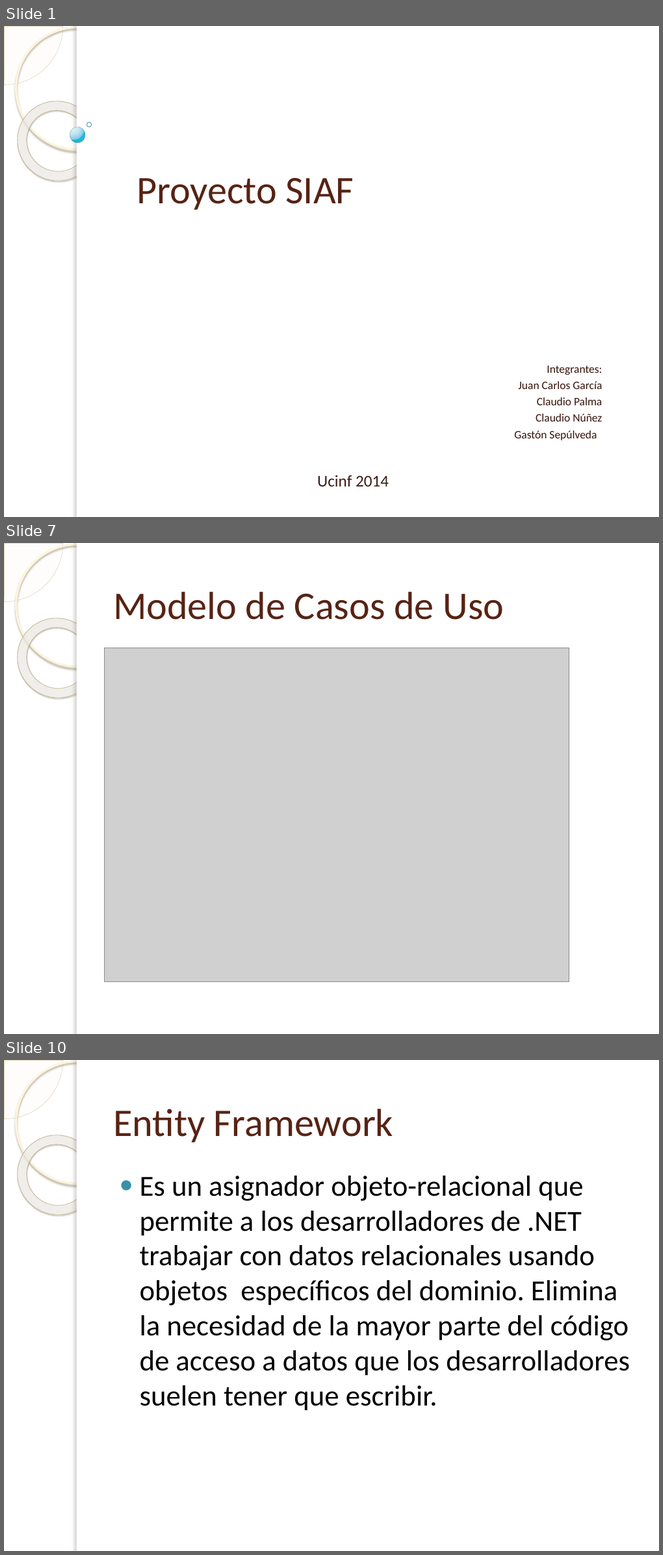
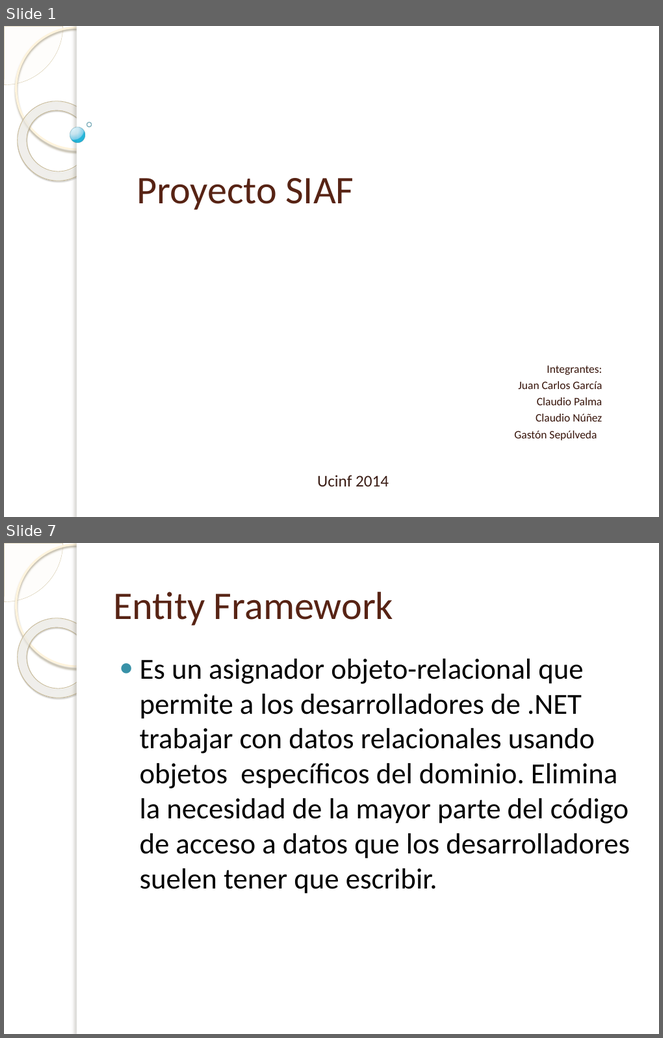
Before and after one commit to tonporaqui/DocProyecto, a slide deck: Proyecto SIAF.pptx. Shown one above the other, each under a label of ours: slides 1, 7 and 10 before the commit, slides 1 and 7 after it; the slides between them are not shown. The pictures are 663x1555 and 663x1038 pixels, drawn with LibreOffice and Linux fonts; fonts in the diff are those of the drawing; grey boxes stand for pictures; background and template pictures are left out. Boxes give left, top, right and bottom in pixels: in the first picture for what was removed or moved away, otherwise in the second. Text is boxed around its words. In the diff, an @@ line names an element or a change of style, - is before the commit and + after.

```diff
--- a/Proyecto SIAF.pptx
+++ b/Proyecto SIAF.pptx
@@ slide 7 removed at box(4, 543, 659, 1034), background picture (left out); not listed: 5 template elements that a slide beside it also shows @@
@@ title removed at box(113, 592, 504, 620) @@
-Modelo de Casos de Uso
@@ picture removed at box(105, 648, 570, 982) @@
@@ what was slide 10 is now slide 7 @@
```
Also in this commit, not shown: 3 slides changed, 3 slides added, 5 other slides removed.
